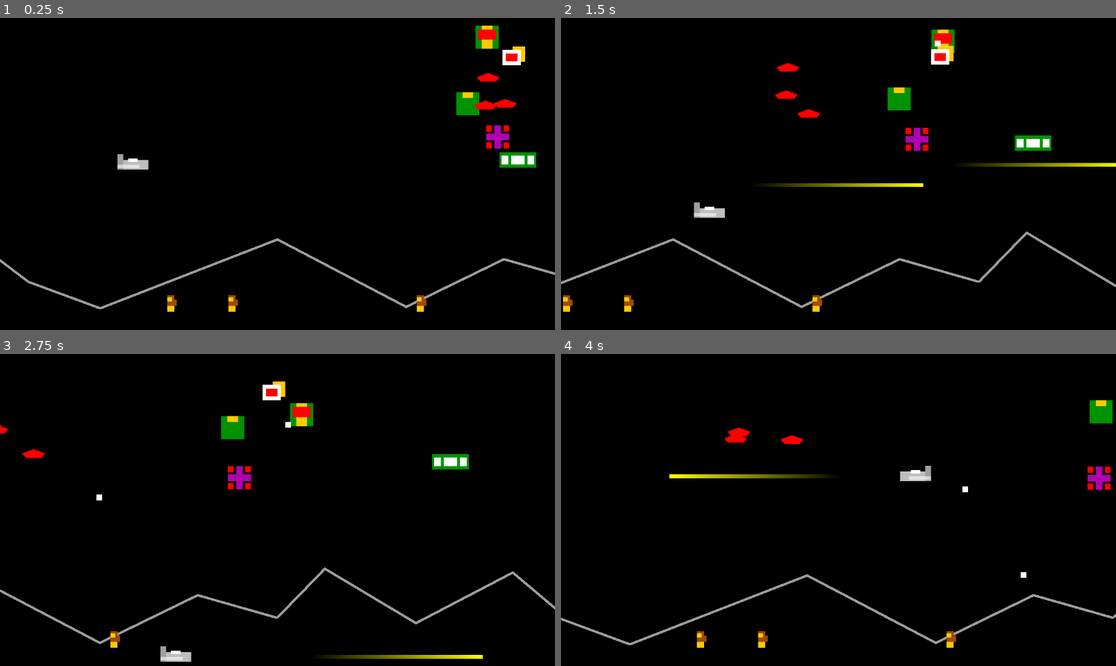
Above: before the commit, frames 1-4 (two rows, left to right).
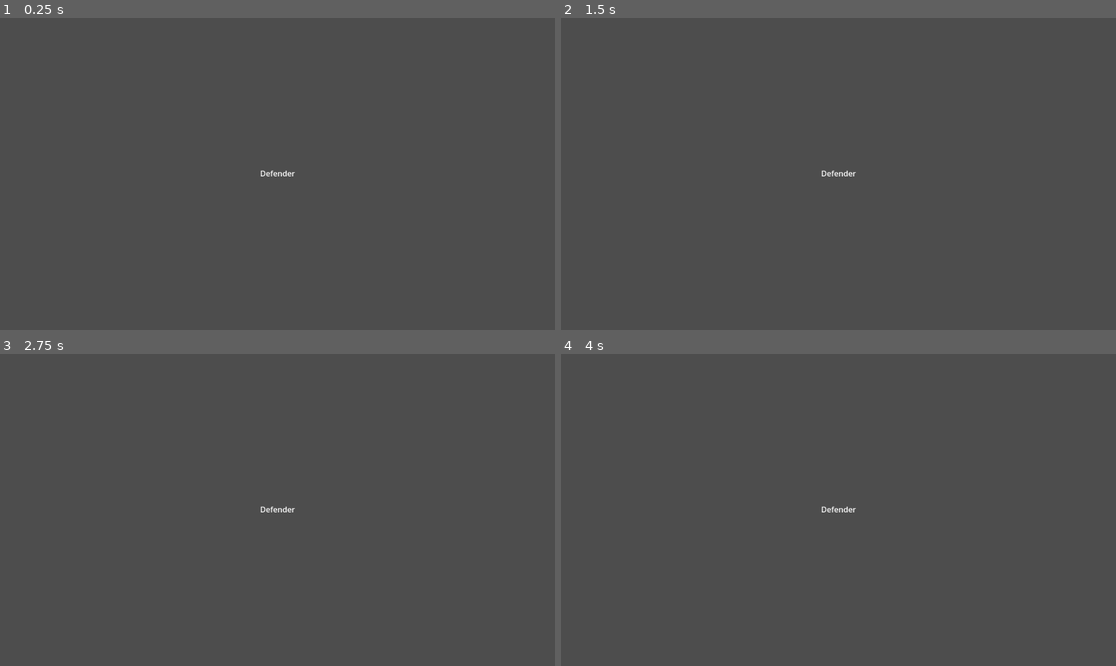
Above: after the commit, the same moments.

Repository: Toxe/godot-defender-clone
Game: Godot game, scene res://scenes/game/game.tscn
The game is run twice, just before and just after one commit, with the same random seed, the same clock (stepped at 60 frames per second) and the same inputs.
Inputs:
- Up to frame 1 (0.25 s): no input
- Up to frame 2 (1.5 s): hold Right (move_right) 0.53-1.28 s; tap Space (fire) at 0.6, 1.35 s; hold Down (move_down) from 1.28 s (still down)
- Up to frame 3 (2.75 s): release Down (move_down) at 2.03 s; hold Right (move_right) from 2.03 s (still down); tap Space (fire) at 2.1 s
- Up to frame 4 (4 s): release Right (move_right) at 2.78 s; hold Up (move_up) 2.78-3.53 s; tap Space (fire) at 2.85, 3.6 s; hold Left (move_left) from 3.53 s (still down)

The runs differ from the first frame. In frame 1, 100% of the frame differs, in the area x 0-100%, y 0-100%; in frame 2, 100%; in frame 3, 100%; in frame 4, 100%.

Commit message:
Game shows Title scene on startup

Diff:
--- a/G01_Defender/scenes/game/game.gd
+++ b/G01_Defender/scenes/game/game.gd
@@ -1,11 +1,12 @@
 class_name Game extends Node
 
 const main_level_scene = preload("res://scenes/levels/main/main.tscn")
+const title_level_scene = preload("res://scenes/levels/title/title.tscn")
 
 
 func _ready():
     update_window_title()
-    load_level(main_level_scene)
+    load_level(title_level_scene)
 
 
 func load_level(level_scene: Resource):
